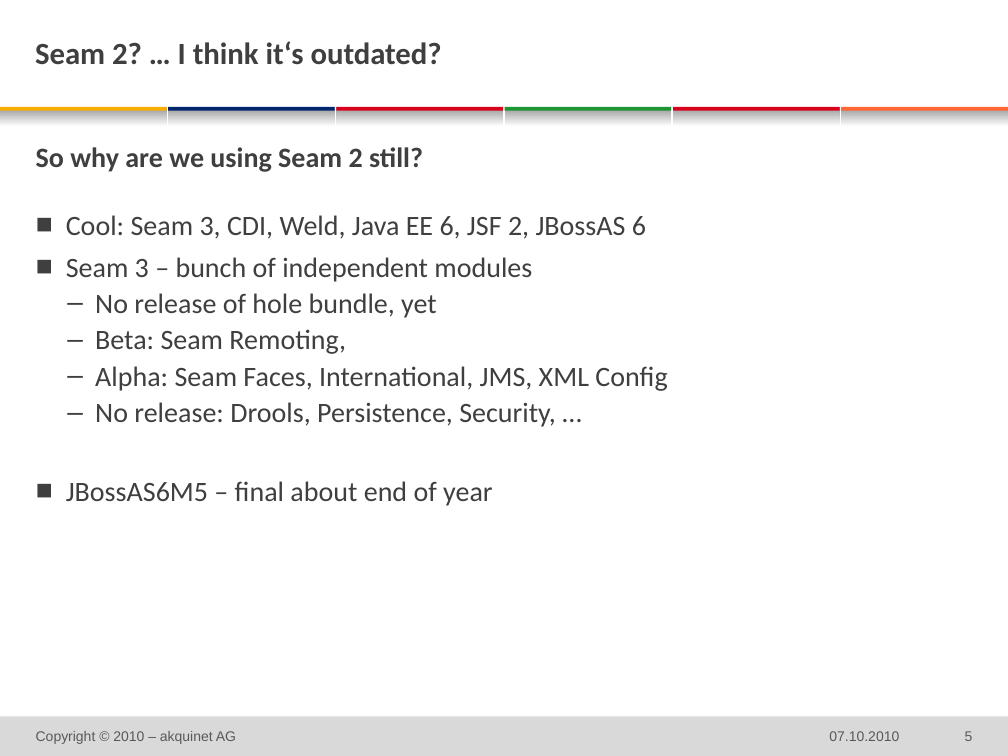
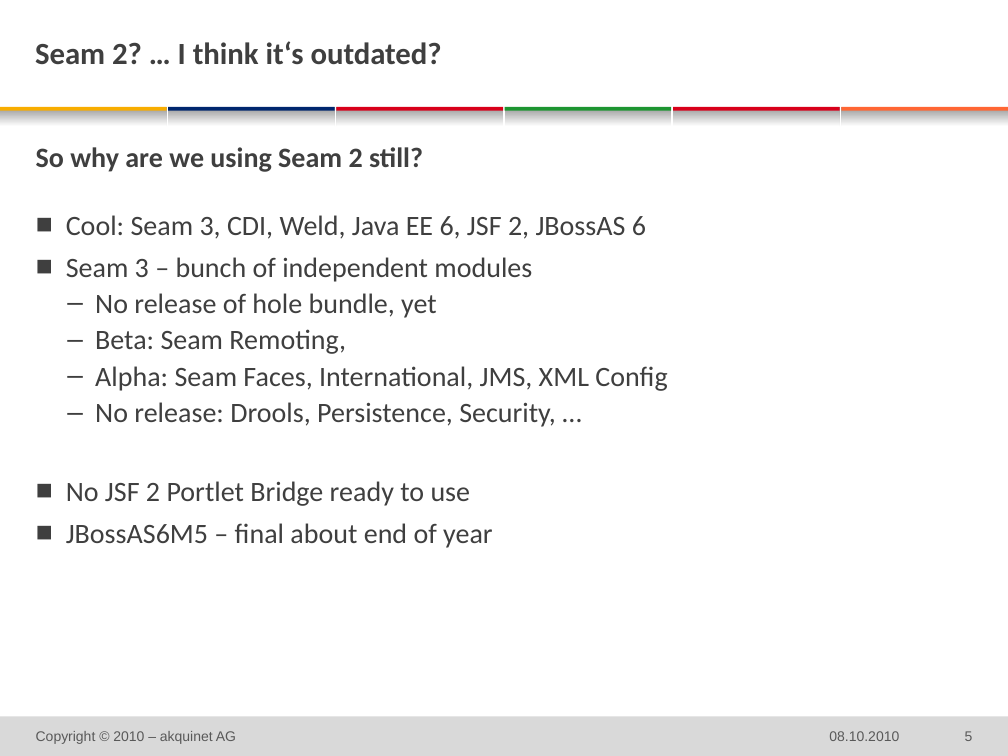
Before and after one commit to michaelschuetz/seamArquillian-judcon2010, a slide deck: slide 5 of doc/judcon_SeamArquillian.pptx. Drawn at 1008x756 pixels with LibreOffice and Linux fonts; fonts in the diff are those of the drawing; background and template pictures are left out. Boxes give left, top, right and bottom in pixels: in the first picture for what was removed or moved away, otherwise in the second. Text is boxed around its words. In the diff, an @@ line names an element or a change of style, - is before the commit and + after.

```diff
--- a/doc/judcon_SeamArquillian.pptx
+++ b/doc/judcon_SeamArquillian.pptx
@@ text at [66,481,471,506]: paragraph added @@
+  ■ No JSF 2 Portlet Bridge ready to use
@@ text at [829,731,899,741]: text changed @@
-07.10.2010
+08.10.2010
```
Also in this commit, not shown: 13 other slides changed, 1 other file.
